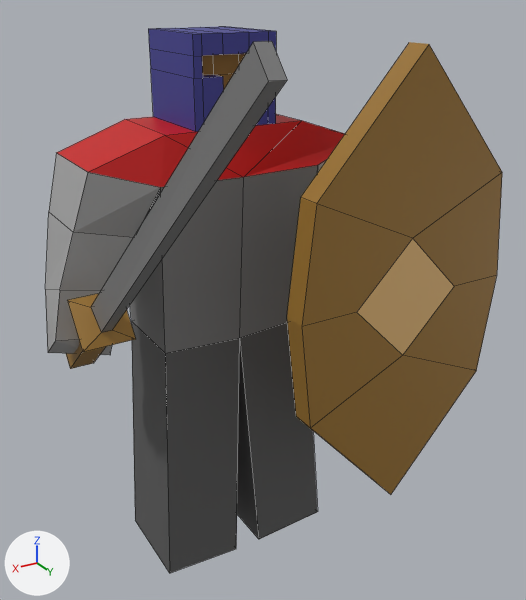
Renders of the Blender file public/models/legion.blend from each side of a commit.
Rendered twice from a 50 mm camera at (0.539, 0.999, 0.522) aimed at (0.009, 0.116, 0.08). Arrows for +X, +Y and +Z are at lower left; the lights stay in place. Mesh edges are drawn as thin lines.
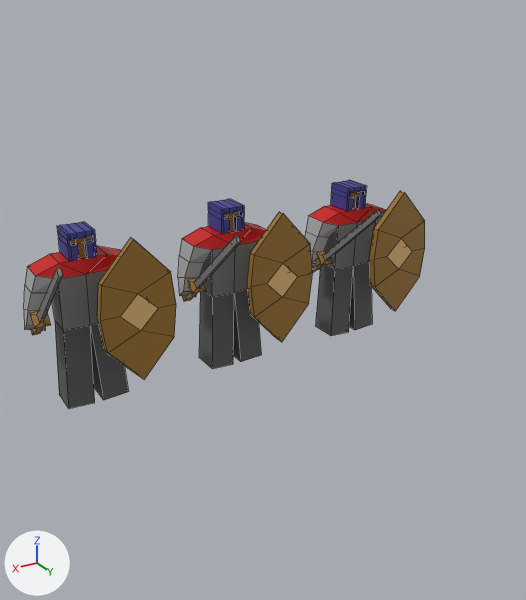
Diff of the bpy script that builds the scene:
```diff
--- a/public/models/legion.blend.py
+++ b/public/models/legion.blend.py
@@ me_cube_005 @@
 me_cube_005.from_pydata(...)  # 150 vertices, 134 faces; spans x -2.01..1.52, y -0.44..1.32, z -1.69..0.71
 # used by ob_cube_001; location = (0.0, 0.0, 0.2); scale = (0.2, 0.4, 0.4)
+# me_cube_005 part 1: the whole mesh is scaled about the mesh origin by (0.0644, 0.129, 0.129)
 me_cube_005.materials.append(mat_material)
@@ ob_cube_001 @@
 ob_cube_001 = bpy.data.objects.new('Cube.001', me_cube_005)
-ob_cube_001.location = (0.0, 0.0, 0.2)
-ob_cube_001.scale = (0.2, 0.4, 0.4)
+ob_cube_001.location = (0.0, 0.0, 0.119)
+ob_cube_001.scale = (0.928, 0.928, 0.928)
 _m = ob_cube_001.modifiers.new('Mirror', 'MIRROR')
@@ ob_cube_003 @@
+ob_cube_003 = bpy.data.objects.new('Cube.003', me_cube_002)  # 150 vertices, 134 faces; spans x -0.129..0.098, y -0.056..0.17, z -0.217..0.092; in mat_material_002 (white #e7e7e7), mat_shield_002 (brown #9c732c), mat_swordblade_002 (grey #818181), mat_shoulderpads_002 (red #cb0000), mat_torso_002 (grey #7c7c7c), mat_legs_002 (dark grey #595959), mat_shieldcenter_002 (beige #e7bb79), mat_helmet_002 (blue #3f3f95), mat_face_002 (brown #9b6f2e), mat_arms_002 (grey #aaaaaa); modifiers MIRROR
+ob_cube_003.location = (0.25, 0.0, 0.119)
+ob_cube_003.scale = (0.928, 0.928, 0.928)
@@ ob_cube_002 @@
+ob_cube_002 = bpy.data.objects.new('Cube.002', me_cube_001)  # 150 vertices, 134 faces; spans x -0.129..0.098, y -0.056..0.17, z -0.217..0.092; in mat_material_001 (white #e7e7e7), mat_shield_001 (brown #9c732c), mat_swordblade_001 (grey #818181), mat_shoulderpads_001 (red #cb0000), mat_torso_001 (grey #7c7c7c), mat_legs_001 (dark grey #595959), mat_shieldcenter_001 (beige #e7bb79), mat_helmet_001 (blue #3f3f95), mat_face_001 (brown #9b6f2e), mat_arms_001 (grey #aaaaaa); modifiers MIRROR
+ob_cube_002.location = (-0.25, 0.0, 0.119)
+ob_cube_002.scale = (0.928, 0.928, 0.928)
```

What differs and where, as boxes [x1, y1, x2, y2] in the pictures (526 x 600 px):
'Cube.001', moved, rescaled (70% narrower, 69% shorter)
    before: [45, 26, 502, 573]
    after: [178, 199, 313, 369]
'Cube.003', added
    after: [24, 222, 176, 409]
    faces in mat_shield_002 (brown #9c732c): [30, 237, 176, 379]
    faces in mat_legs_002 (dark grey #595959): [55, 321, 128, 409]
    faces in mat_torso_002 (grey #7c7c7c): [52, 270, 107, 330]
    faces in mat_shoulderpads_002 (red #cb0000): [27, 246, 121, 278]
    faces in mat_helmet_002 (blue #3f3f95): [57, 222, 97, 261]
'Cube.002', added
    after: [305, 180, 425, 336]
    faces in mat_shield_001 (brown #9c732c): [312, 191, 425, 311]
    faces in mat_legs_001 (dark grey #595959): [315, 261, 372, 336]
    faces in mat_torso_001 (grey #7c7c7c): [324, 220, 376, 269]
    faces in mat_shoulderpads_001 (red #cb0000): [309, 203, 386, 225]
    faces in mat_helmet_001 (blue #3f3f95): [331, 180, 366, 211]
